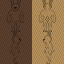
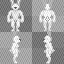
Comparing the layer stacks of the two 64 × 64 images. Changes:
hid "mult" over [0, 0, 64, 64]
painted on "basic" over [10, 49, 54, 53]
showed group "head_mark" (1 layers) over [11, 5, 49, 40]
showed group "torso_mark" (1 layers) over [11, 10, 52, 49]
